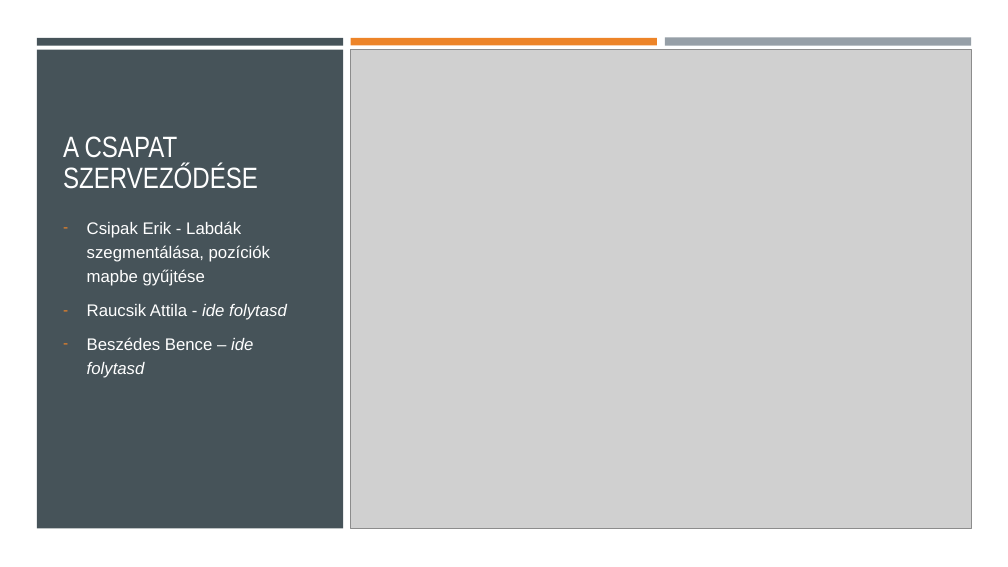
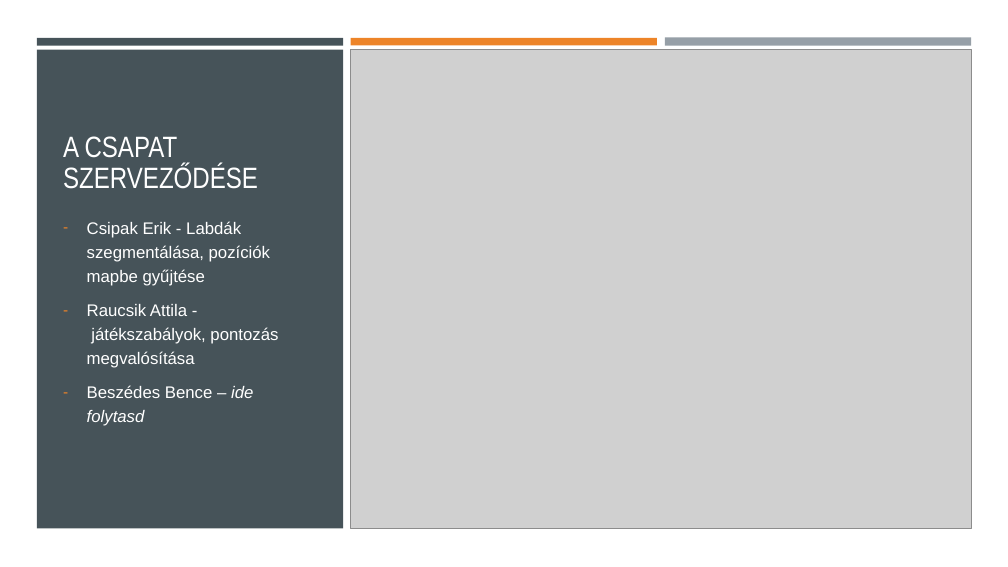
Before and after one commit to ErikCsipak/KepfeldolgozasMsc2025, a slide deck: slide 2 of Snooker.pptx. Drawn at 1008x567 pixels with LibreOffice and Linux fonts; fonts in the diff are those of the drawing; grey boxes stand for pictures. Boxes give left, top, right and bottom in pixels: in the first picture for what was removed or moved away, otherwise in the second. Text is boxed around its words. In the diff, an @@ line names an element or a change of style, - is before the commit and + after.

```diff
--- a/Snooker.pptx
+++ b/Snooker.pptx
@@ text at bbox=[87, 304, 278, 368]: text changed @@
-– Raucsik Attila - ide folytasd
+– Raucsik Attila - játékszabályok, pontozás megvalósítása
```
Also in this commit, not shown: 1 other slide changed, 1 slide added.
